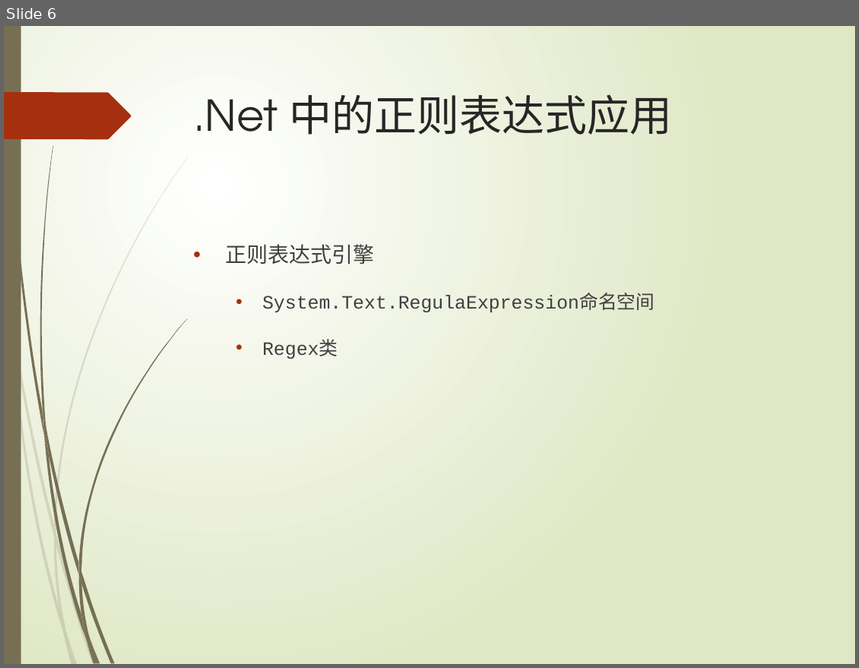
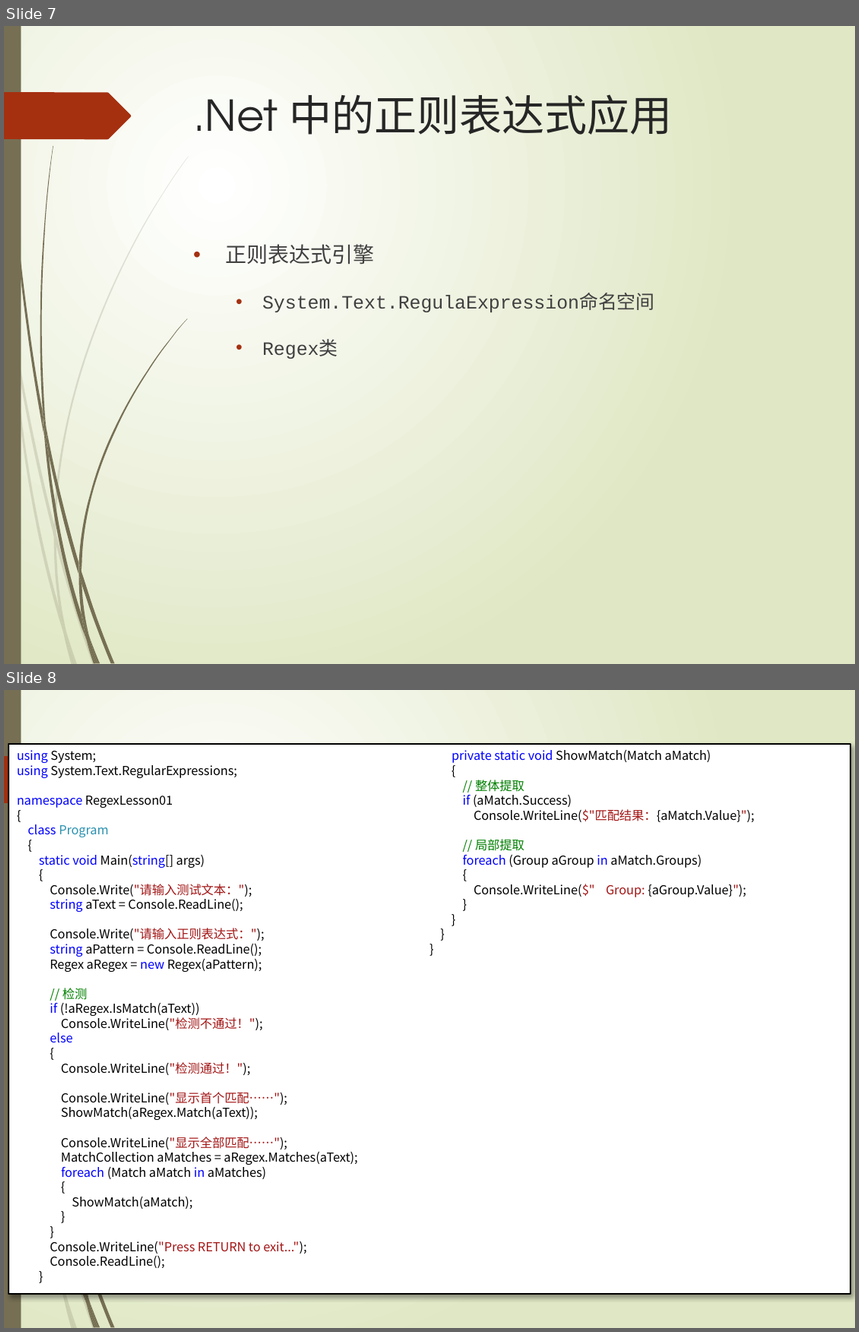
Before and after one commit to TeacherPeng/SoftwareDesignAndPractice, a slide deck: 教案/正则表达式的应用.pptx. Shown one above the other, each under a label of ours: slide 6 before the commit, slides 7 and 8 after it. The pictures are 859x668 and 859x1332 pixels, drawn with LibreOffice and Linux fonts; fonts in the diff are those of the drawing. Boxes give left, top, right and bottom in pixels: in the first picture for what was removed or moved away, otherwise in the second. Text is boxed around its words. In the diff, an @@ line names an element or a change of style, - is before the commit and + after.

```diff
--- a/教案/正则表达式的应用.pptx
+++ b/教案/正则表达式的应用.pptx
@@ slide 8 added at (4, 690, 855, 1328), background gradient #FFFFFF to #DFE8C4; not listed: 16 template elements that a slide beside it also shows @@
@@ rectangle added at (9, 745, 851, 1294), fill #FFFFFF, outline #000000 1.25 pt, 10.5 pt, text #000000 @@
+using System;
+using System.Text.RegularExpressions;
+namespace RegexLesson01
+{
+class Program
+{
+static void Main(string[] args)
+{
+Console.Write("请输入测试文本：");
+string aText = Console.ReadLine();
+Console.Write("请输入正则表达式：");
+string aPattern = Console.ReadLine();
+Regex aRegex = new Regex(aPattern);
+// 检测
+if (!aRegex.IsMatch(aText))
+Console.WriteLine("检测不通过！");
+else
+{
+Console.WriteLine("检测通过！");
+Console.WriteLine("显示首个匹配……");
+ShowMatch(aRegex.Match(aText));
+Console.WriteLine("显示全部匹配……");
+MatchCollection aMatches = aRegex.Matches(aText);
+foreach (Match aMatch in aMatches)
+{
+ShowMatch(aMatch);
+}
+}
+Console.WriteLine("Press RETURN to exit...");
+Console.ReadLine();
+}
+private static void ShowMatch(Match aMatch)
+{
+// 整体提取
+if (aMatch.Success)
+Console.WriteLine($"匹配结果：{aMatch.Value}");
+// 局部提取
+foreach (Group aGroup in aMatch.Groups)
+{
+Console.WriteLine($" Group: {aGroup.Value}");
+}
+}
+}
+}
@@ what was slide 6 is now slide 7 @@
```
Also in this commit, not shown: 25 other files.
